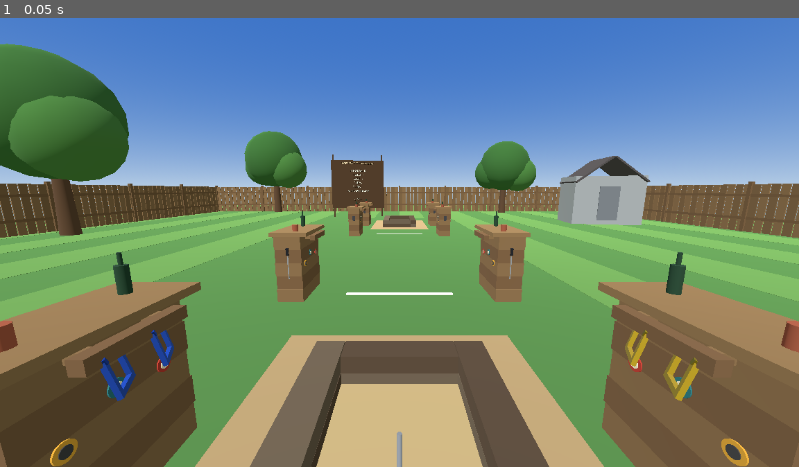
Above: before the commit, frame 1.
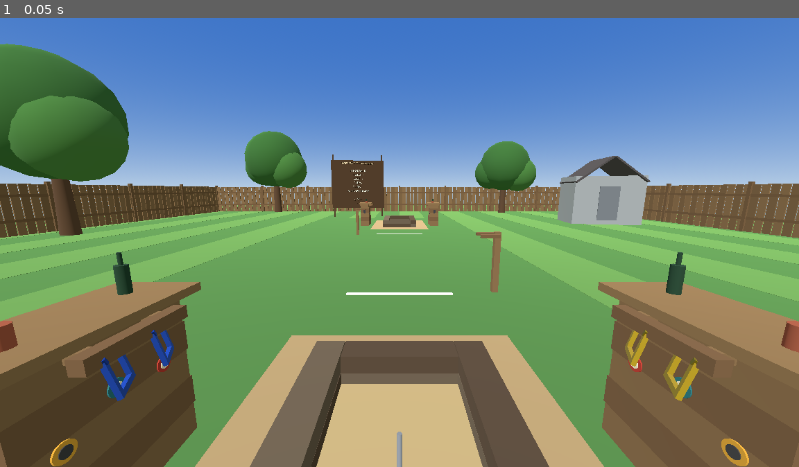
Above: after the commit, the same moment.

Repository: SibioJak/vr-horseshoes
Game: Godot game, scene res://main.tscn
Two runs of this game, one before a commit and one after it. Both use one fixed random seed, a clock stepped at 60 frames per second and the inputs below.
Inputs:
- Up to frame 1 (0.05 s): no input

The runs differ from the first frame. In frame 1, 1.9% of the frame differs, in the area x 33-67%, y 40-64%.

Commit message:
Fix pass 18 (checkpoint 1): kill the duplicate practice shelves
Chris's Stage 1 verdict: the four mid-court practice stations were
duplicate shelves lining the lane. The AI's practice stock points are
deleted outright - its dicts now carry only the 40 ft game lines, and
gathers/restocks send its pair to the same end's 40 ft station. The
player's 30 ft FP7 home survives as ONE slim peg post per line (post +
two pegs, nothing else); the slot transforms, hang and grab are the
FP13 ones untouched. Smoke: stock-point map checks re-derived for the
new arrangement, FP13 rack geometry still asserted for every slot
that exists, peg-post/ghost-point furniture counts added.

Diff:
--- a/scripts/main.gd
+++ b/scripts/main.gd
@@ -59,8 +59,8 @@
 var stakes: Dictionary = {} # "FAR"|"HOME" -> {body, axis_a, axis_b, pos}
 var stand_tfs: Dictionary = {} # line_ft (30/40) -> PLAYER rack slot-0 transform, HOME end (target: far stake)
 var stand_tfs_far: Dictionary = {} # line_ft (30/40) -> PLAYER rack slot-0 transform, FAR end (target: home stake)
-var ai_stand_tfs: Dictionary = {} # line_ft (30/40) -> AI rack slot-0 transform, HOME end
-var ai_stand_tfs_far: Dictionary = {} # line_ft (30/40) -> AI rack slot-0 transform, FAR end
+var ai_stand_tfs: Dictionary = {} # 40 ft ONLY -> AI rack slot-0 transform, HOME end (FP18: no AI practice points)
+var ai_stand_tfs_far: Dictionary = {} # 40 ft ONLY -> AI rack slot-0 transform, FAR end
 var stand_tf: Transform3D # the rail slot the ACTIVE shoe currently belongs to
 var active_stand_line_ft: int = 40
 var stock_target_far: bool = true # stocked shoes aim at the far stake
@@ -328,8 +328,13 @@
 func _init_stands() -> void:
 	stand_tfs = {40: make_rack_tf(40, true, false), 30: make_rack_tf(30, true, false)}
 	stand_tfs_far = {40: make_rack_tf(40, false, false), 30: make_rack_tf(30, false, false)}
-	ai_stand_tfs = {40: make_rack_tf(40, true, true), 30: make_rack_tf(30, true, true)}
-	ai_stand_tfs_far = {40: make_rack_tf(40, false, true), 30: make_rack_tf(30, false, true)}
+	# Fix Pass 18: the AI has NO practice stock points - it never
+	# practices. Its pair stocks only at the 40 ft game stations
+	# (one per end). Any gather/restock that names a 30 ft line
+	# sends the AI pair to the same end's 40 ft station instead
+	# (see _gather_to_rail and _restock_to_player_line).
+	ai_stand_tfs = {40: make_rack_tf(40, true, true)}
+	ai_stand_tfs_far = {40: make_rack_tf(40, false, true)}
 	active_stand_line_ft = 40
 	stock_target_far = true
 	stand_tf = stand_tfs[active_stand_line_ft]
@@ -389,7 +394,10 @@
 	for s: Shoe in _all_shoes():
 		if String(shoe_status[s]) == "RAILED":
 			s.freeze = true
-			s.global_transform = rack_slot_tf(want_far, want_line,
+			# Fix Pass 18: the AI pair has no 30 ft home - it
+			# waits at the same end's 40 ft game station.
+			var s_line: int = 40 if _is_ai_shoe(s) else want_line
+			s.global_transform = rack_slot_tf(want_far, s_line,
 				_is_ai_shoe(s), _pair_index_of(s))
 			s.clear_highlights()
 
@@ -493,6 +501,34 @@
 		Vector3(0.016, 0.32, 0.008), _mat(Color(0.55, 0.56, 0.58)))
 
 
+## The player's PRACTICE home at a 30 ft line (Fix Pass 18,
+## Chris's Stage 1 verdict: "get rid of the duplicate shelves
+## along the side"). The FP7 rule still needs the pair to wait
+## where the player stands at each short line, but a second
+## shelf per line was furniture the court never earned: in its
+## place stands ONE slim peg post - a single low timber post
+## behind the slots with a peg reaching to each slot point,
+## nothing else. The slot transforms (and so the hang, the
+## grab, the restock) are the FP13 ones, untouched; only what
+## STANDS at the practice point changed. base_pos/sx/step_dir
+## carry the same meanings as in _build_station.
+func _build_peg_post(base_pos: Vector3, sx: float, step_dir: float) -> void:
+	var timber := _mat(Color(0.52, 0.40, 0.26))
+	var timber_alt := _mat(Color(0.46, 0.34, 0.22))
+	var mid_z: float = base_pos.z + SLOT_STEP * 0.5 * step_dir
+	var post_x: float = base_pos.x + 0.24 * sx
+	# The post: slim, square, just tall enough to carry the
+	# pegs at rail height (0.885, the station rail's height).
+	_box(self, Vector3(post_x, 0.465, mid_z),
+		Vector3(0.09, 0.93, 0.09), timber)
+	# One peg per slot, reaching from the post to the slot
+	# point the shoe hangs on.
+	for idx: int in 2:
+		var slot_z: float = base_pos.z + SLOT_STEP * float(idx) * step_dir
+		_box(self, Vector3(base_pos.x + 0.10 * sx, 0.885, slot_z),
+			Vector3(0.28, 0.045, 0.05), timber_alt)
+
+
 func _build_world() -> void:
 	var sun := DirectionalLight3D.new()
 	sun.rotation_degrees = Vector3(-48.0, -24.0, 0.0)
@@ -544,21 +580,29 @@
 	for lz2: float in [line_z_for_ft_at(30, true), line_z_for_ft_at(30, false)]:
 		_box(self, Vector3(0.0, 0.006, lz2), Vector3(1.6, 0.012, 0.07), _mat(Color(0.92, 0.92, 0.90)))
 
-	# One station per OWNER per stock point (both lines, both
-	# ends), placed by the Fix Pass 11 rule: beside its owner's
-	# stance at the line's own z, clear of the stance box - the
-	# player's pair on his station, the AI's pair on its own
-	# across the pit. Fix Pass 13 turns each stand with its
-	# slots (rail down-lane, shoes face-on to the stance);
-	# Backyard v2 Stage 1 dresses that stand as the timber
-	# station furniture.
+	# One station per OWNER per END, at the 40 ft game lines
+	# only (both ends), placed by the Fix Pass 11 rule: beside
+	# its owner's stance at the line's own z, clear of the
+	# stance box - the player's pair on his station, the AI's
+	# pair on its own across the pit. Fix Pass 13 turns each
+	# stand with its slots (rail down-lane, shoes face-on to
+	# the stance); Backyard v2 Stage 1 dresses that stand as
+	# the timber station furniture.
+	# Fix Pass 18 (Chris's Stage 1 verdict): the four mid-court
+	# PRACTICE shelves are gone - "get rid of the duplicate
+	# shelves along the side." The AI never practices, so it
+	# has no practice stock point at all; the player's 30 ft
+	# home is one slim peg post per line (see _build_peg_post),
+	# and the lane sides where the shelves stood get landscaped
+	# rows instead (see _build_scenery).
 	for tfar: bool in [true, false]:
-		for stand_line: int in [40, 30]:
-			var step_dir: float = -1.0 if tfar else 1.0
-			var ptf: Transform3D = (stand_tfs if tfar else stand_tfs_far)[stand_line]
-			_build_station(ptf.origin, rack_side_sign(tfar, false), step_dir)
-			var atf: Transform3D = (ai_stand_tfs if tfar else ai_stand_tfs_far)[stand_line]
-			_build_station(atf.origin, rack_side_sign(tfar, true), step_dir)
+		var step_dir: float = -1.0 if tfar else 1.0
+		var ptf: Transform3D = (stand_tfs if tfar else stand_tfs_far)[40]
+		_build_station(ptf.origin, rack_side_sign(tfar, false), step_dir)
+		var atf: Transform3D = (ai_stand_tfs if tfar else ai_stand_tfs_far)[40]
+		_build_station(atf.origin, rack_side_sign(tfar, true), step_dir)
+		var post_tf: Transform3D = (stand_tfs if tfar else stand_tfs_far)[30]
+		_build_peg_post(post_tf.origin, rack_side_sign(tfar, false), step_dir)
 
 	_build_scenery()
 
@@ -1698,7 +1742,11 @@
 func _gather_to_rail(p_target_far: bool, line_ft: int) -> void:
 	for s: Shoe in _all_shoes():
 		s.freeze = true
-		s.global_transform = rack_slot_tf(p_target_far, line_ft,
+		# Fix Pass 18: an AI shoe gathers to the 40 ft game
+		# station of the named end whatever line is requested -
+		# it has no practice stock point to gather to.
+		var s_line: int = 40 if _is_ai_shoe(s) else line_ft
+		s.global_transform = rack_slot_tf(p_target_far, s_line,
 			_is_ai_shoe(s), _pair_index_of(s))
 		s.clear_highlights()
 		shoe_status[s] = "RAILED"
--- a/tests/smoke_main.gd
+++ b/tests/smoke_main.gd
@@ -874,16 +874,48 @@
 	# player's racks on his right at both ends, the AI's mirrored
 	# across the pit); every slot is outside the stance box and a
 	# reach-over grab (0.90-1.35 m from the stance centre).
-	check(main.stand_tfs.size() == 2 and main.ai_stand_tfs.size() == 2,
-		"home end: a player rack and an AI rack per foul line (%d + %d)"
-		% [main.stand_tfs.size(), main.ai_stand_tfs.size()])
-	check(main.stand_tfs_far.size() == 2 and main.ai_stand_tfs_far.size() == 2,
-		"far end: a player rack and an AI rack per foul line, mirrored (%d + %d)"
-		% [main.stand_tfs_far.size(), main.ai_stand_tfs_far.size()])
+	# (FP18, below, narrows "every rack": the AI's 30 ft racks
+	# no longer exist to be asserted.)
+	# Fix Pass 18 (Chris's Stage 1 verdict): the stock-point map
+	# itself changed shape - the player keeps both lines at
+	# both ends (the 30 ft peg post is his practice home), the
+	# AI stocks ONLY at the 40 ft game lines: it never
+	# practices, so it has no 30 ft point at all.
+	check(main.stand_tfs.size() == 2 and main.stand_tfs_far.size() == 2,
+		"FP18: the player stocks at both foul lines at both ends (%d + %d)"
+		% [main.stand_tfs.size(), main.stand_tfs_far.size()])
+	check(main.ai_stand_tfs.size() == 1 and main.ai_stand_tfs_far.size() == 1
+		and not main.ai_stand_tfs.has(30) and not main.ai_stand_tfs_far.has(30),
+		"FP18: the AI stocks only at the 40 ft game lines - no practice stock points (%d + %d)"
+		% [main.ai_stand_tfs.size(), main.ai_stand_tfs_far.size()])
 	for rack_end: bool in [true, false]:
-		for rack_line: int in [40, 30]:
-			check_rack(rack_end, rack_line, false)
-			check_rack(rack_end, rack_line, true)
+		check_rack(rack_end, 40, false)
+		check_rack(rack_end, 40, true)
+		# The player's 30 ft slots keep their full FP13 layout
+		# geometry - the slim peg post hangs the pair exactly
+		# where the deleted shelf did.
+		check_rack(rack_end, 30, false)
+	# Fix Pass 18: what STANDS at the practice points - the
+	# player's 30 ft home is ONE slim peg post (a post and two
+	# pegs, nothing else), and at the AI's deleted 30 ft points
+	# no furniture stands at all.
+	for post_end: bool in [true, false]:
+		var post_slot: Vector3 = main.rack_slot_tf(post_end, 30, false, 0).origin
+		var post_pieces: int = 0
+		for child: Node in main.get_children():
+			if child is MeshInstance3D and (child as MeshInstance3D).global_position.distance_to(post_slot) < 0.55:
+				post_pieces += 1
+		check(post_pieces == 3,
+			"FP18: the %s 30 ft practice home is one slim peg post (post + two pegs, %d pieces)"
+			% ["home" if post_end else "far", post_pieces])
+		var ghost_slot: Vector3 = main.make_rack_tf(30, post_end, true).origin
+		var ghost_pieces: int = 0
+		for child2: Node in main.get_children():
+			if child2 is MeshInstance3D and (child2 as MeshInstance3D).global_position.distance_to(ghost_slot) < 0.55:
+				ghost_pieces += 1
+		check(ghost_pieces == 0,
+			"FP18: no furniture stands at the AI's deleted %s 30 ft practice point (%d pieces)"
+			% ["home" if post_end else "far", ghost_pieces])
 	check(main.active_stand_line_ft == 40, "the shoe starts homed to the 40 ft rack")
 
 	# --- Locomotion through the production path (test stick hooks) ---
